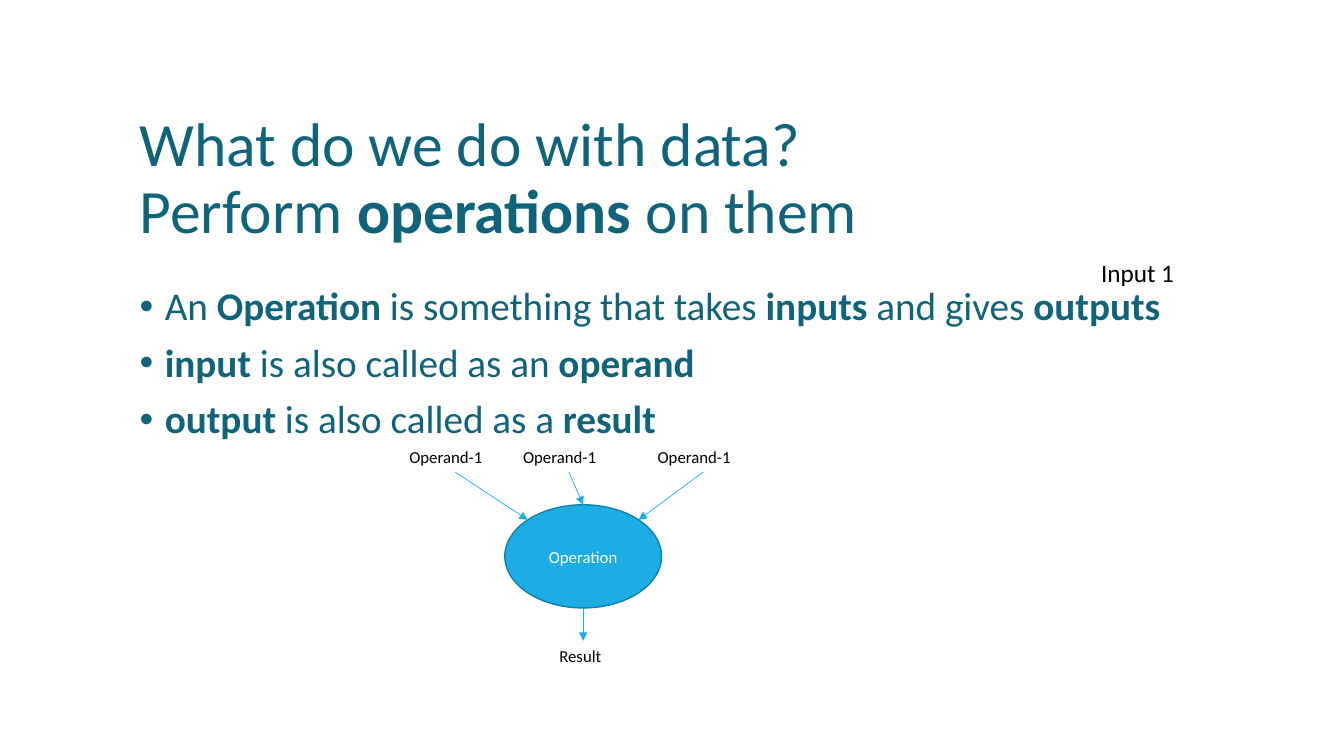
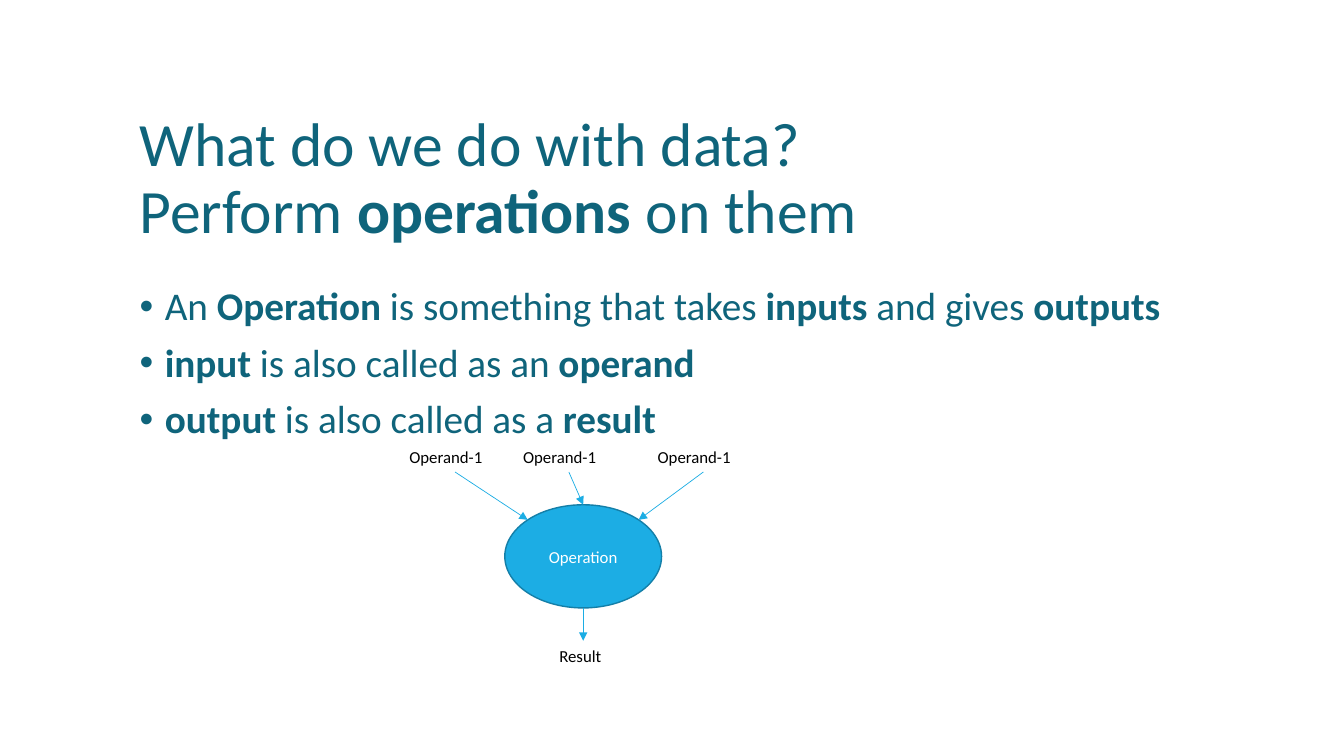
Before and after one commit to uday87j/teach_python, a slide deck: slide 4 of fundamentals/3-Binary Numbers, Operations, Conditionals.pptx. Drawn at 1344x756 pixels with LibreOffice and Linux fonts; fonts in the diff are those of the drawing. Boxes give left, top, right and bottom in pixels: in the first picture for what was removed or moved away, otherwise in the second. Text is boxed around its words. In the diff, an @@ line names an element or a change of style, - is before the commit and + after.

```diff
--- a/fundamentals/3-Binary Numbers, Operations, Conditionals.pptx
+++ b/fundamentals/3-Binary Numbers, Operations, Conditionals.pptx
@@ text removed at (x1=1101, y1=265, x2=1174, y2=286) @@
-Input 1
```
Also in this commit, not shown: 1 other slide changed, 2 slides added, 1 other file.
